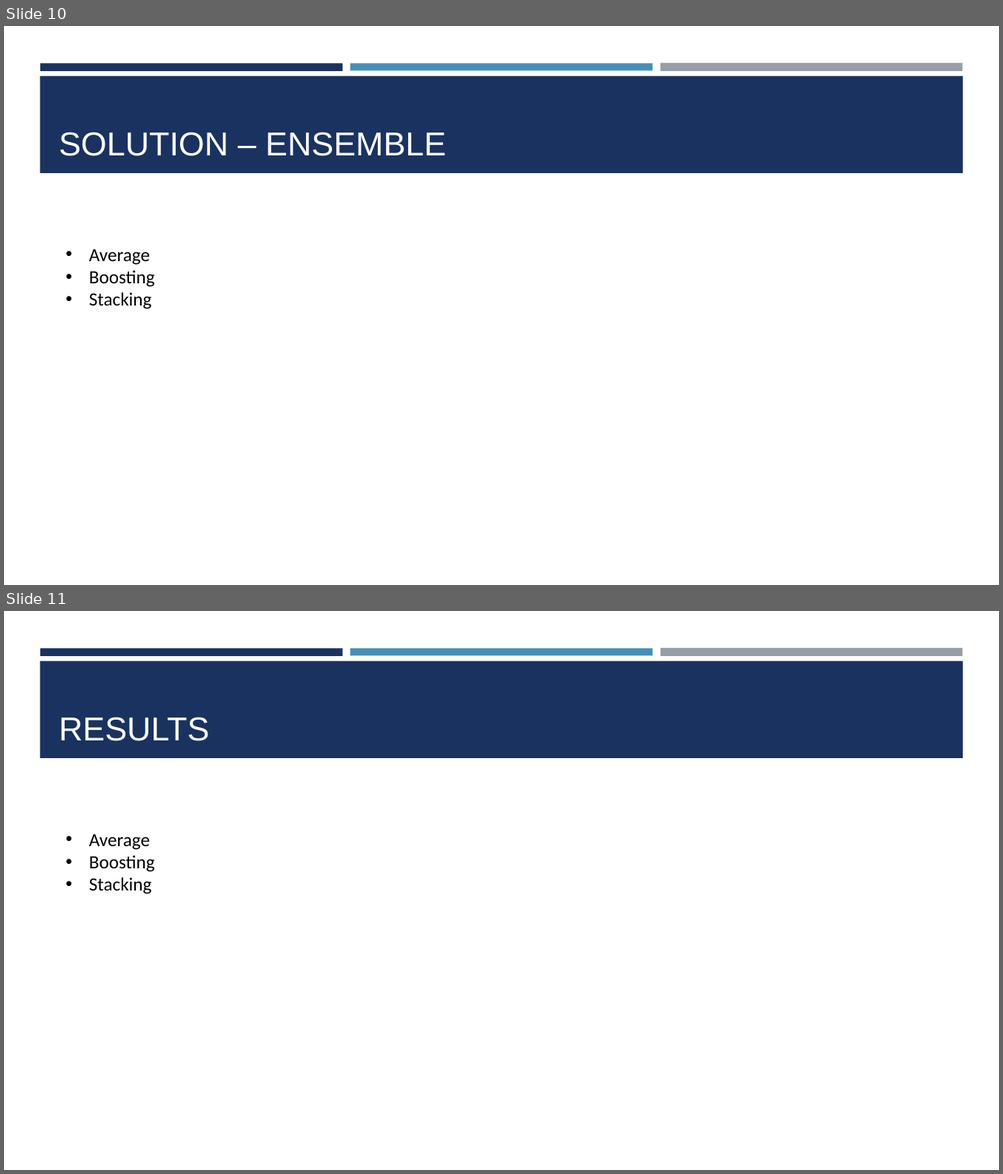
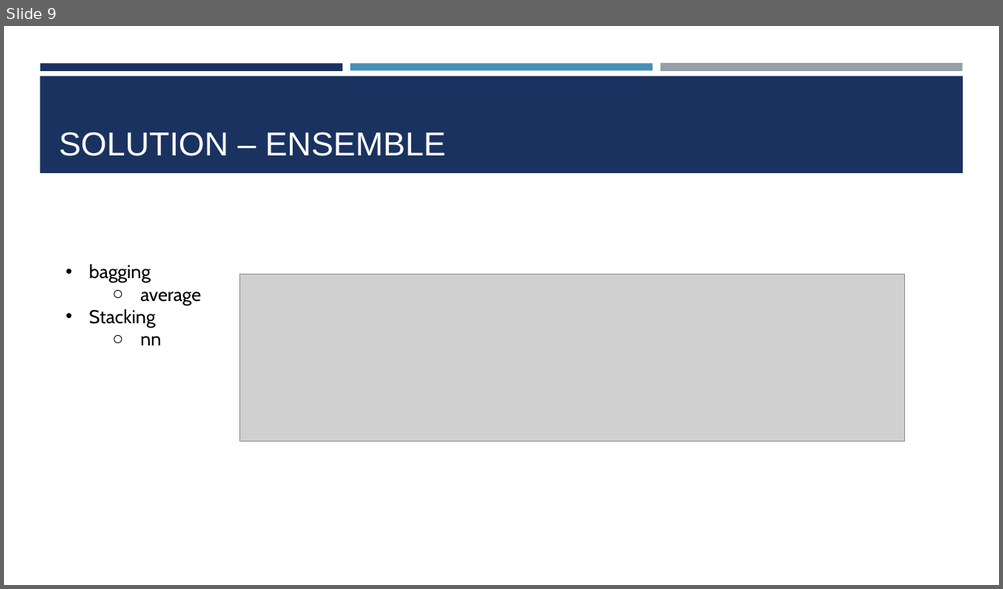
Before and after one commit to BinQian/COMP6208, a slide deck: report/presentation.pptx. Shown one above the other, each under a label of ours: slides 10 and 11 before the commit, slide 9 after it. The pictures are 1003x1174 and 1003x589 pixels, drawn with LibreOffice and Linux fonts; fonts in the diff are those of the drawing; grey boxes stand for pictures. Boxes give left, top, right and bottom in pixels: in the first picture for what was removed or moved away, otherwise in the second. Text is boxed around its words. In the diff, an @@ line names an element or a change of style, - is before the commit and + after.

```diff
--- a/report/presentation.pptx
+++ b/report/presentation.pptx
@@ slide 11 removed at bbox=[4, 611, 999, 1170], background #FFFFFF; not listed: 4 template elements that a slide beside it also shows @@
@@ title removed at bbox=[59, 717, 209, 741] @@
-RESULTS
@@ text removed at bbox=[89, 834, 155, 894] @@
-• Average
-• Boosting
-• Stacking
@@ what was slide 10 is now slide 9 @@
@@ slide 9 changed as well @@
@@ text at bbox=[89, 264, 201, 306]: text changed; font Calibri to Cabin @@
-• Average
-• Boosting
+• bagging
+  ○ average
@@ picture added at bbox=[240, 275, 904, 442] @@
@@ text at bbox=[89, 309, 156, 328]: font Calibri to Cabin in "Stacking" @@
@@ text at bbox=[140, 336, 161, 346]: paragraph added @@
+  ○ nn
```
Also in this commit, not shown: 9 other slides changed, 3 slides added, 3 other slides removed, 9 other files.
